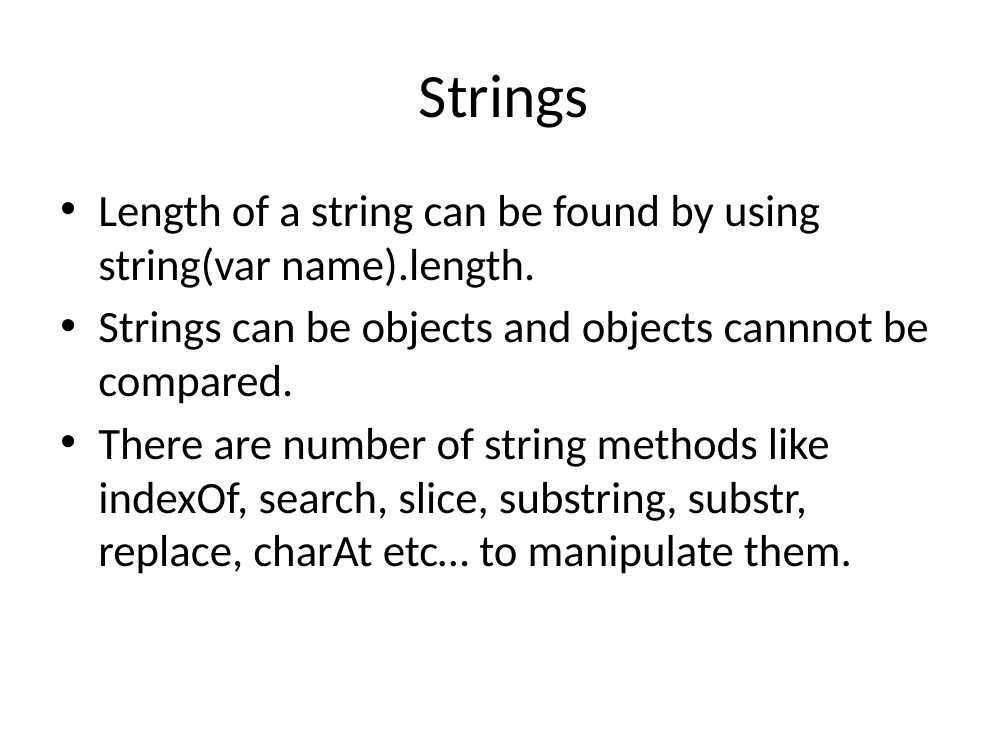
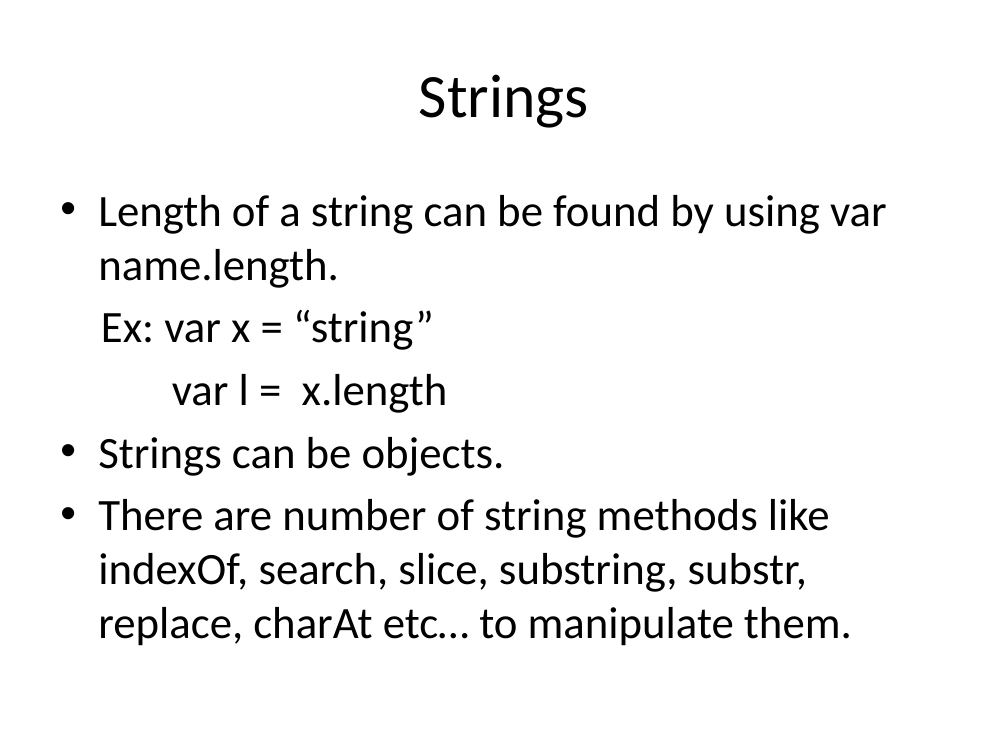
Before and after one commit to ManasaGajulavarthy/Intern_HMIT, a slide deck: slide 11 of JAVASCRIPT.pptx. Drawn at 1008x756 pixels with LibreOffice and Linux fonts; fonts in the diff are those of the drawing. Boxes give left, top, right and bottom in pixels: in the first picture for what was removed or moved away, otherwise in the second. Text is boxed around its words. In the diff, an @@ line names an element or a change of style, - is before the commit and + after.

```diff
--- a/JAVASCRIPT.pptx
+++ b/JAVASCRIPT.pptx
@@ text at [98,195,887,476]: text changed @@
-• Length of a string can be found by using string(var name).length.
-• Strings can be objects and objects cannnot be compared.
+• Length of a string can be found by using var name.length.
+Ex: var x = “string”
+var l = x.length
+• Strings can be objects.
```
Also in this commit, not shown: 9 other slides changed, 7 slides added, 1 slide removed, 1 other file.
